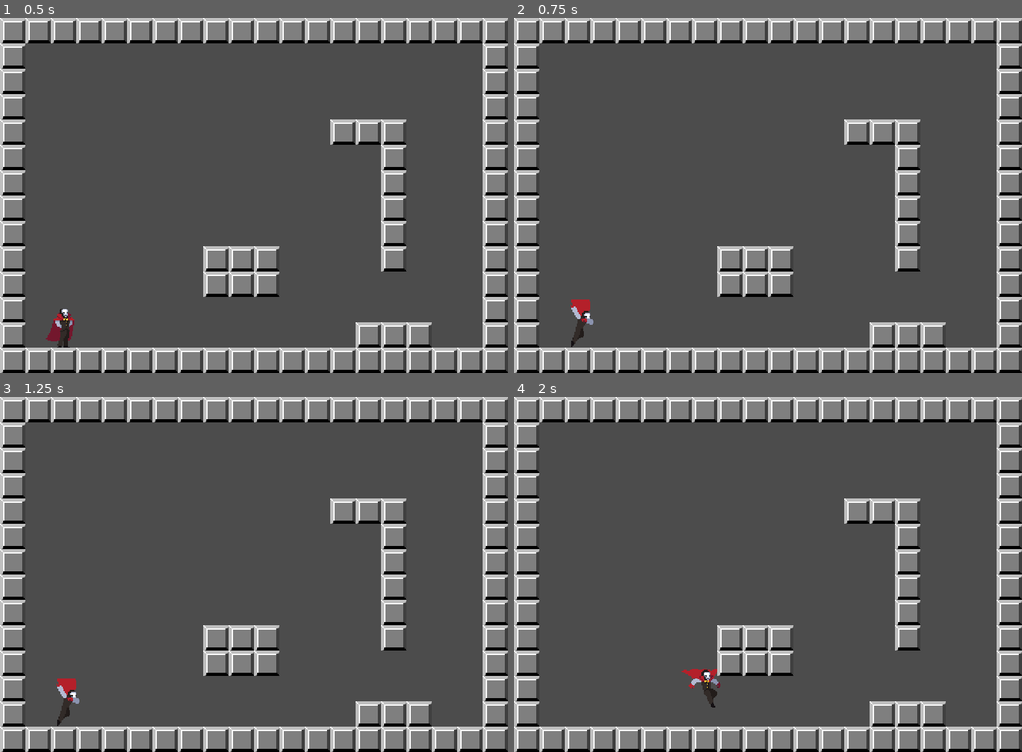
Above: before the commit, frames 1-4 (two rows, left to right).
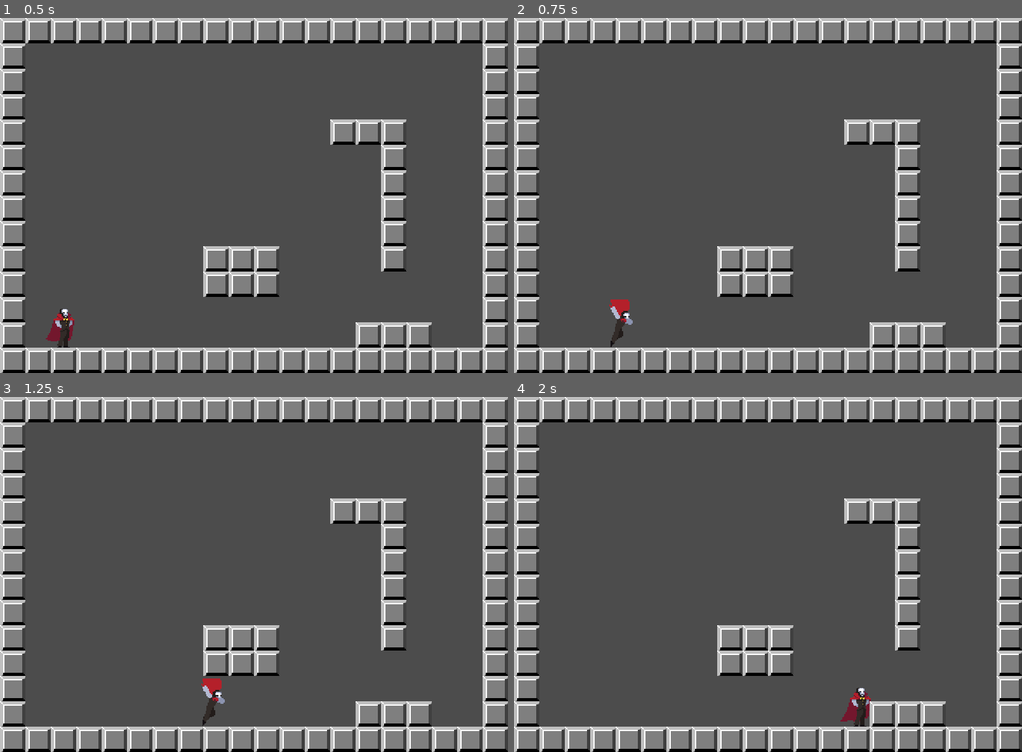
Above: after the commit, the same moments.

Repository: hectorid/jeonsa_prototype
Game: Godot game, scene res://scenes/Level.tscn
The game is run twice, just before and just after one commit, with the same random seed, the same clock (stepped at 60 frames per second) and the same inputs.
Inputs:
- Up to frame 1 (0.5 s): no input
- Up to frame 2 (0.75 s): hold D (move_right) from 0.53 s (still down); hold J (attack) from 0.53 s (still down)
- Up to frame 3 (1.25 s): keep holding D (move_right); keep holding J (attack); tap K (jump) at 0.77 s
- Up to frame 4 (2 s): keep holding D (move_right); release J (attack) at 1.28 s; tap J (attack) at 1.35 s; tap K (jump) at 1.52 s

Frame 1 is identical in both runs. In frame 2, 0.6% of the frame differs, in the area x 11-24%, y 79-93%; in frame 3, 0.6%; in frame 4, 0.7%, in the area x 33-71%, y 76-93%.

Commit message:
Adjusted latch animation flipping

Diff:
--- a/scripts/Player.gd
+++ b/scripts/Player.gd
@@ -146,8 +146,8 @@
 				next_state = FALL
 		FALL:
 			if on_enter_state:
-				$AnimPlayer.play("fall_in")
-				$AnimPlayer.queue("fall")
+				$AnimPlayer.play('fall_in')
+				$AnimPlayer.queue('fall')
 
 			sprite_flip = move_direction.x
 
@@ -160,7 +160,7 @@
 		CHARGE:
 			$AnimPlayer.switch('charge')
 
-			can_move = false
+#			can_move = false
 
 			if not INPUT_ATTACK:
 				next_state = ATTACK
@@ -173,7 +173,7 @@
 		LATCH:
 			$AnimPlayer.switch('latch')
 
-			sprite_flip = -move_direction.x
+			sprite_flip = move_direction.x
 
 			grav_modifier = 0.1
 
@@ -186,7 +186,7 @@
 				next_state = FALL
 
 			if on_floor:
-				sprite_flip = move_direction.x
+				sprite_flip = -move_direction.x
 				next_state = IDLE
 
 	if sprite_flip != 0:
